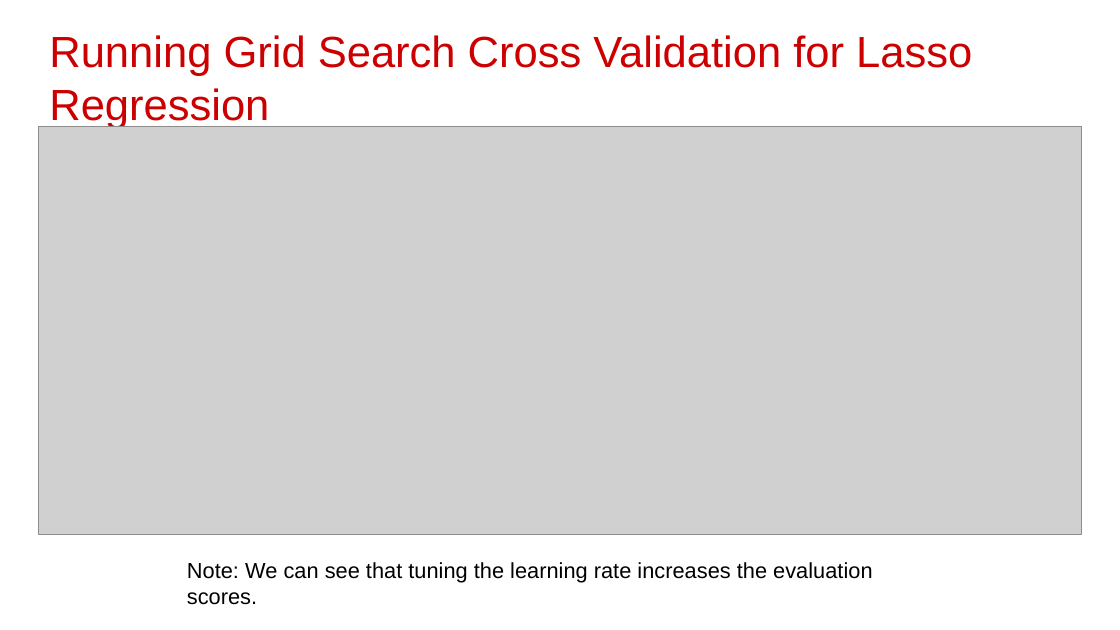
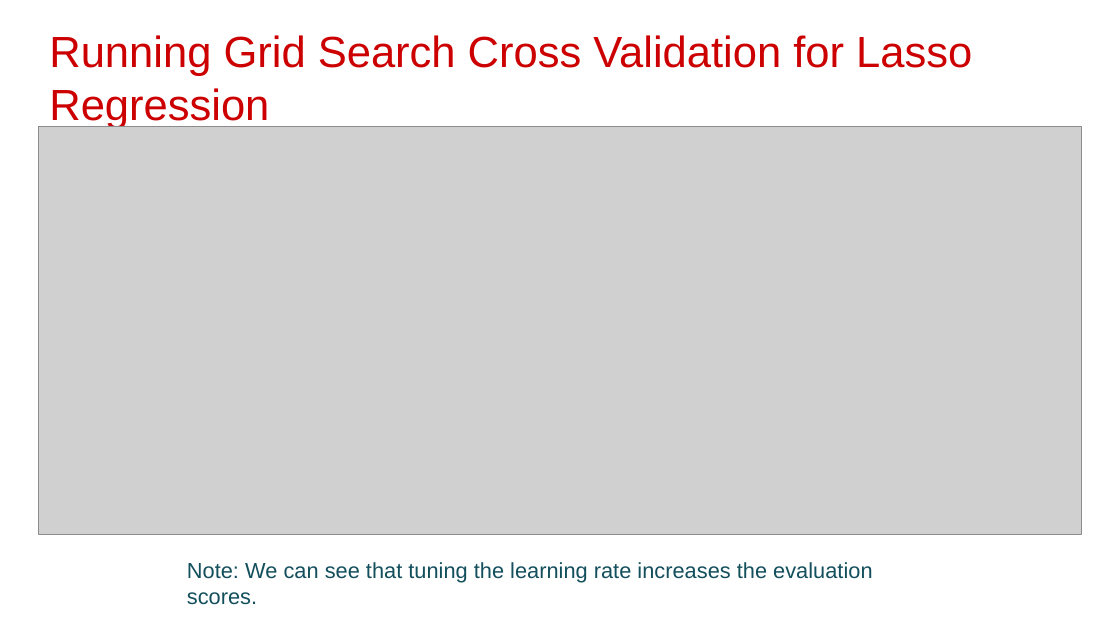
Before and after one commit to hrithikwel8/Rossmann_Sales_Prediction, a slide deck: slide 27 of CapstoneProjectTemplate-210213-230632.pptx. Drawn at 1120x630 pixels with LibreOffice and Linux fonts; fonts in the diff are those of the drawing; grey boxes stand for pictures; background and template pictures are left out. Boxes give left, top, right and bottom in pixels: in the first picture for what was removed or moved away, otherwise in the second. Text is boxed around its words. In the diff, an @@ line names an element or a change of style, - is before the commit and + after.

```diff
--- a/CapstoneProjectTemplate-210213-230632.pptx
+++ b/CapstoneProjectTemplate-210213-230632.pptx
@@ text "Note: We can see that ..." at (x1=187, y1=562, x2=872, y2=605): text colour #000000 to #134F5C @@
```
Also in this commit, not shown: 10 other slides changed.
